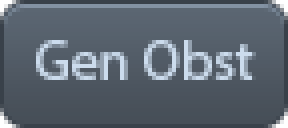
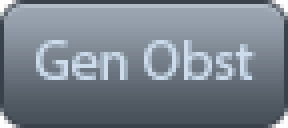
Layered file, before and after one edit (288×128). Changes by layer:
added layer "Hover Button" above "Normal Button" over (x1=4, y1=4, x2=284, y2=120)
hid "Normal Button" over (x1=4, y1=4, x2=284, y2=120)
